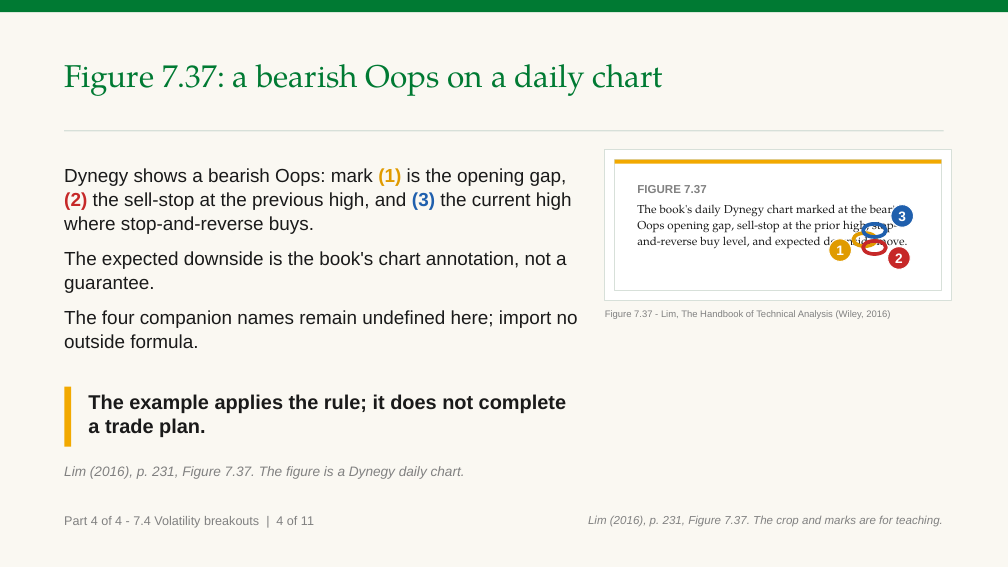
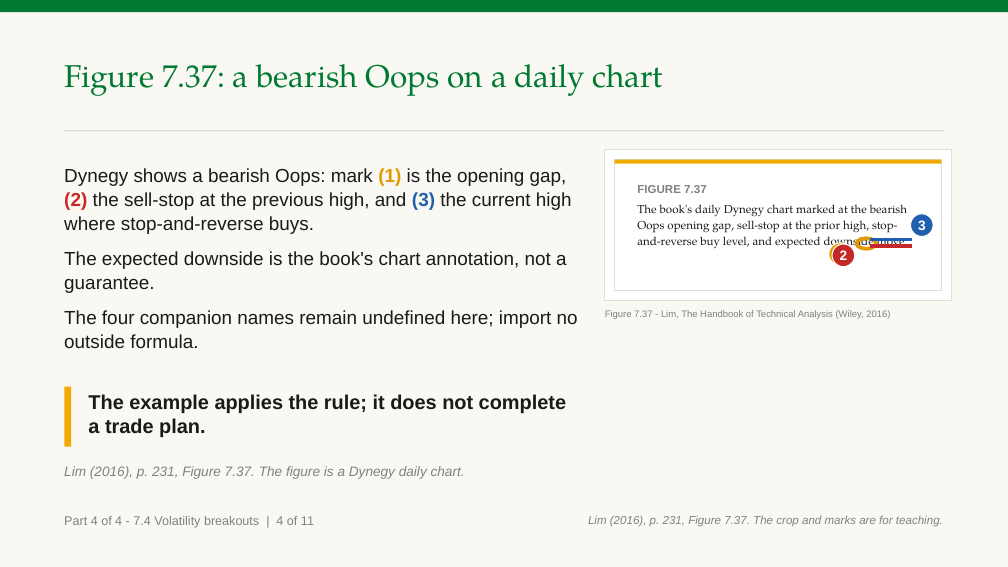
Before and after one commit to benjiesotelo-sudo/Telos_FIN1209, a slide deck: slide 19 of chapter-07/FIN1209-Chapter-07.pptx. Drawn at 1008x567 pixels with LibreOffice and Linux fonts; fonts in the diff are those of the drawing. Boxes give left, top, right and bottom in pixels: in the first picture for what was removed or moved away, otherwise in the second. Text is boxed around its words. In the diff, an @@ line names an element or a change of style, - is before the commit and + after.

```diff
--- a/chapter-07/FIN1209-Chapter-07.pptx
+++ b/chapter-07/FIN1209-Chapter-07.pptx
@@ ellipse moved from (x1=854, y1=233, x2=876, y2=246) to (x1=857, y1=238, x2=876, y2=249) @@
@@ ellipse removed at (x1=864, y1=224, x2=886, y2=237) @@
@@ ellipse "3" moved from (x1=891, y1=205, x2=913, y2=228) to (x1=910, y1=214, x2=933, y2=237) @@
@@ ellipse "1" moved from (x1=829, y1=239, x2=851, y2=262) to (x1=829, y1=243, x2=851, y2=265) @@
@@ ellipse "2" moved from (x1=888, y1=247, x2=910, y2=269) to (x1=833, y1=244, x2=855, y2=267) @@
@@ ellipse removed at (x1=864, y1=241, x2=886, y2=254) @@
@@ line added from (870, 247) to (912, 247), #C62828 3.5 pt @@
@@ line added from (870, 240) to (912, 240), #1F5FAD 3.5 pt @@
```
Also in this commit, not shown: 10 other slides changed, 1 slide added, 2 other files.
